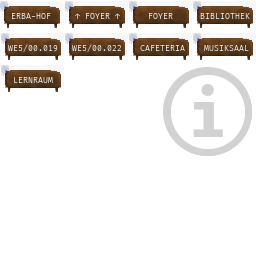
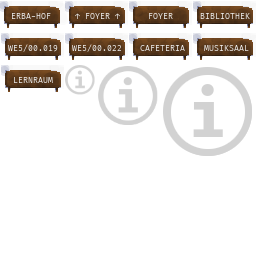
Two versions of the same layered image (256px x 256px). Layer-by-layer changes:
added group "information-small" (44%) with 4 layers above "information-medium" over [65, 65, 95, 95]
added layer "i #2" (40%) in group "information-small" over [75, 70, 85, 89]
added layer "circle-light #2" (23%) in group "information-small" over [67, 67, 93, 93]
added layer "circle #2" (40%) in group "information-small" over [65, 65, 95, 95]
added group "information-medium" (44%) with 4 layers above "information-large" over [98, 66, 158, 125]
added layer "i #1" (40%) in group "information-medium" over [118, 77, 138, 113]
added layer "circle-light #1" (23%) in group "information-medium" over [103, 71, 153, 121]
added layer "circle #1" (40%) in group "information-medium" over [98, 66, 158, 125]
